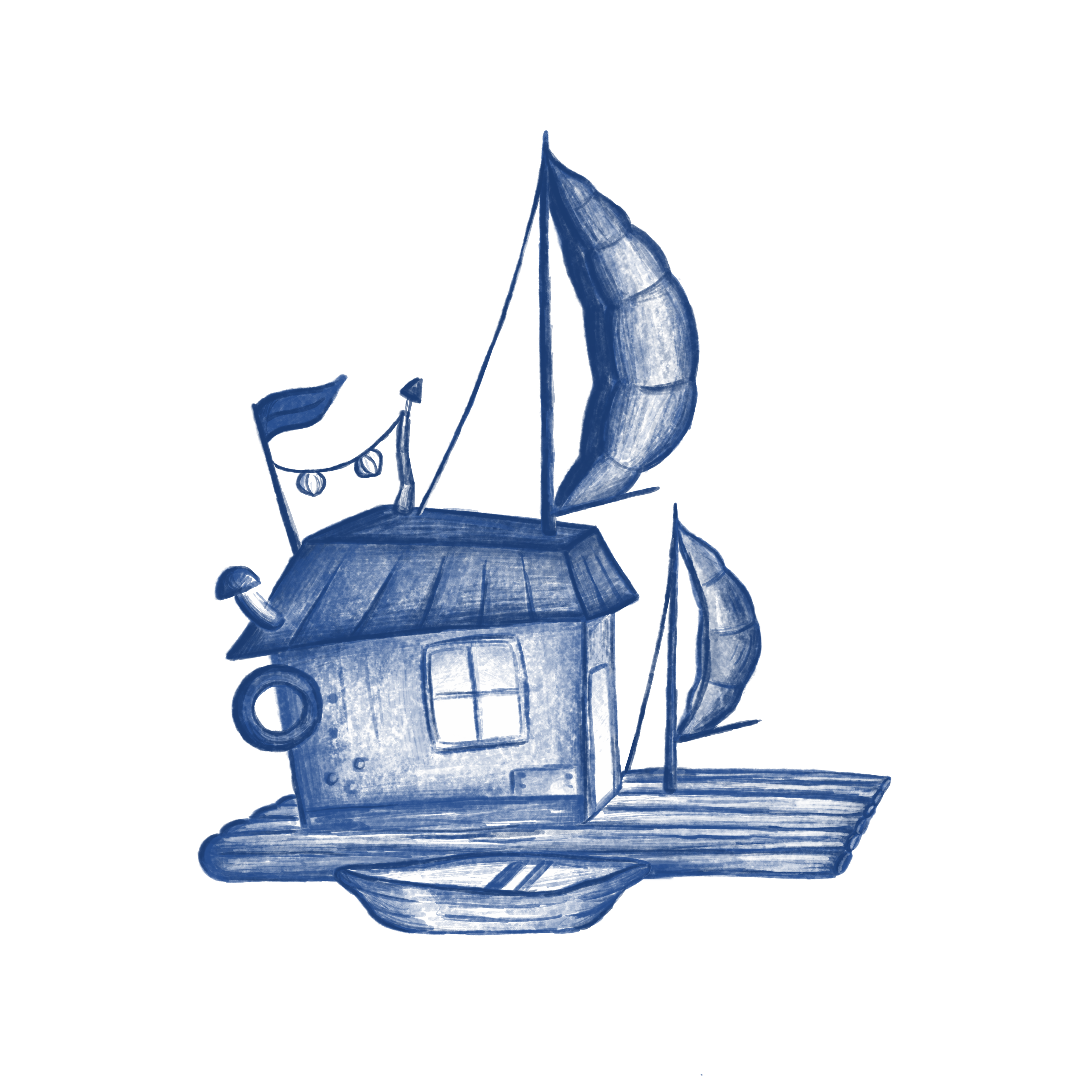
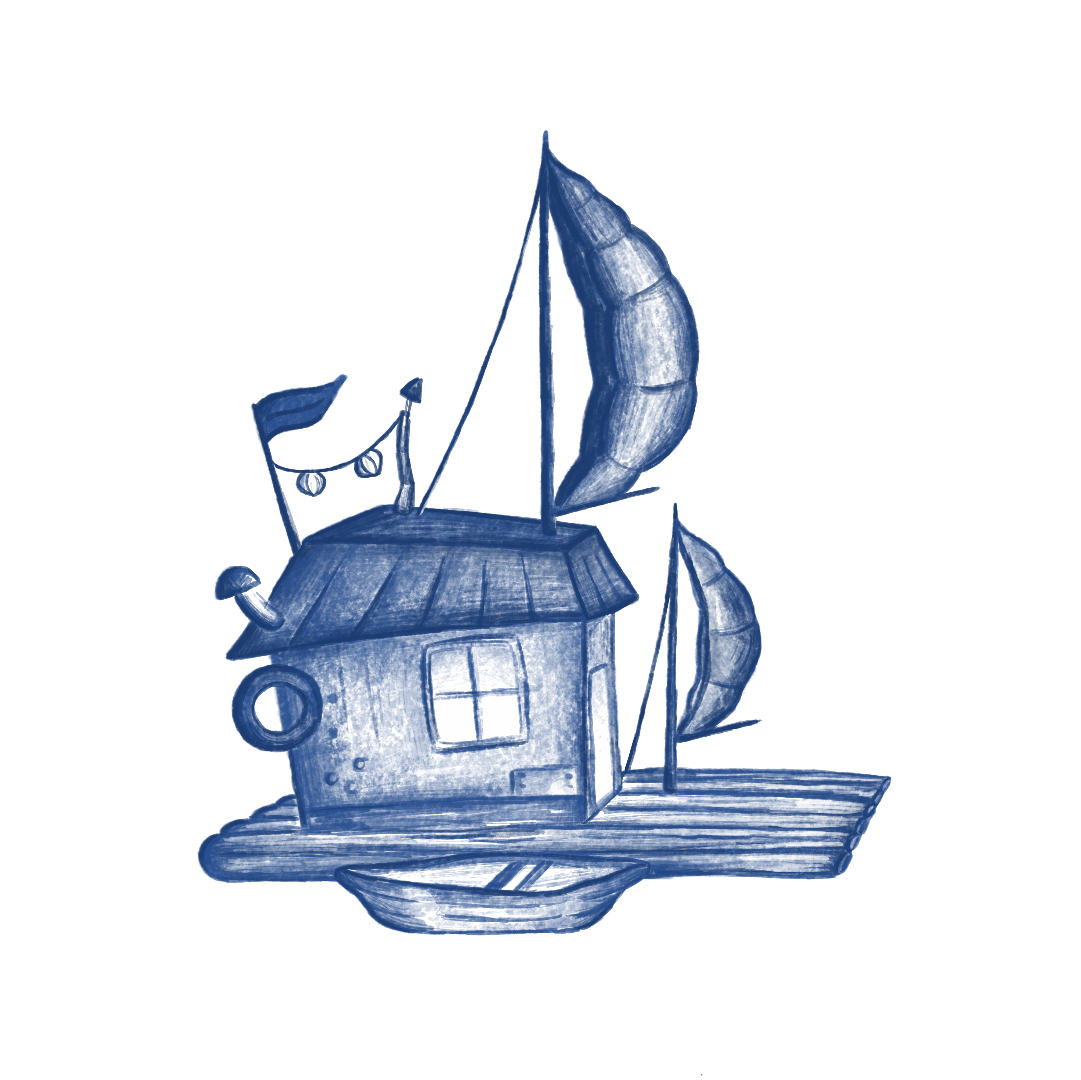
Before/after of a 1081px x 1080px layered artwork. What changed in the layer stack:
added layer "Ebene 12" above "Ebene 6" over <box>595,664,623,814</box>
painted on "Ebene 6" over <box>595,664,623,814</box>
